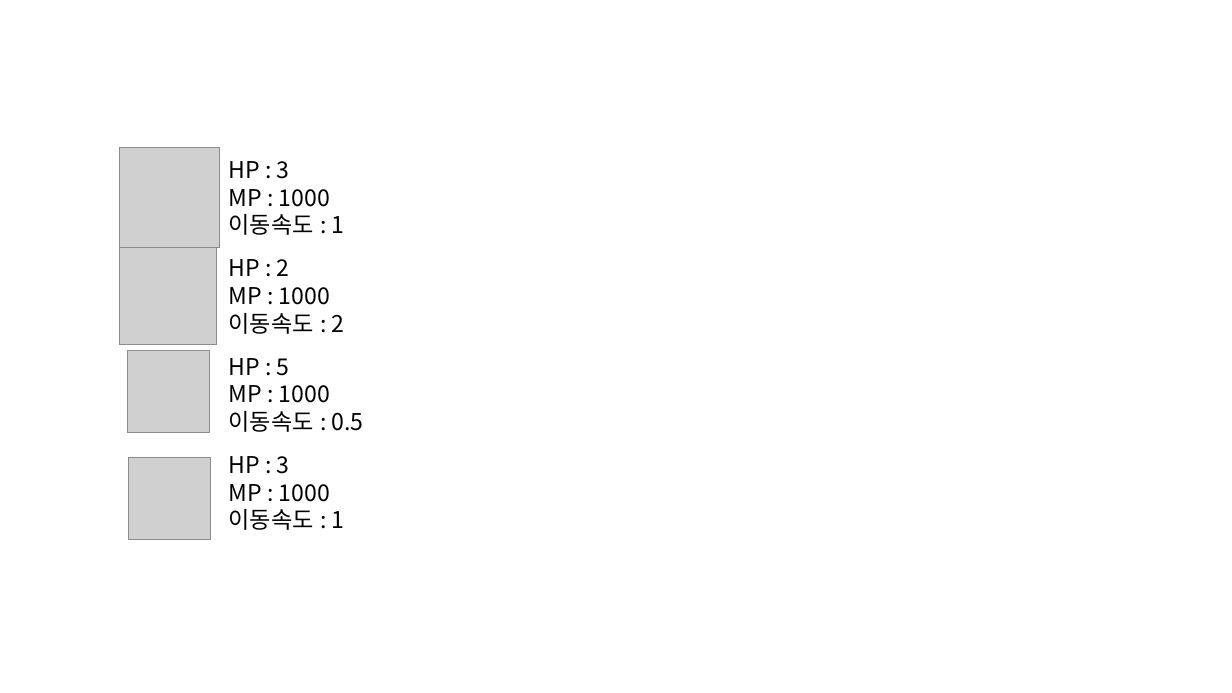
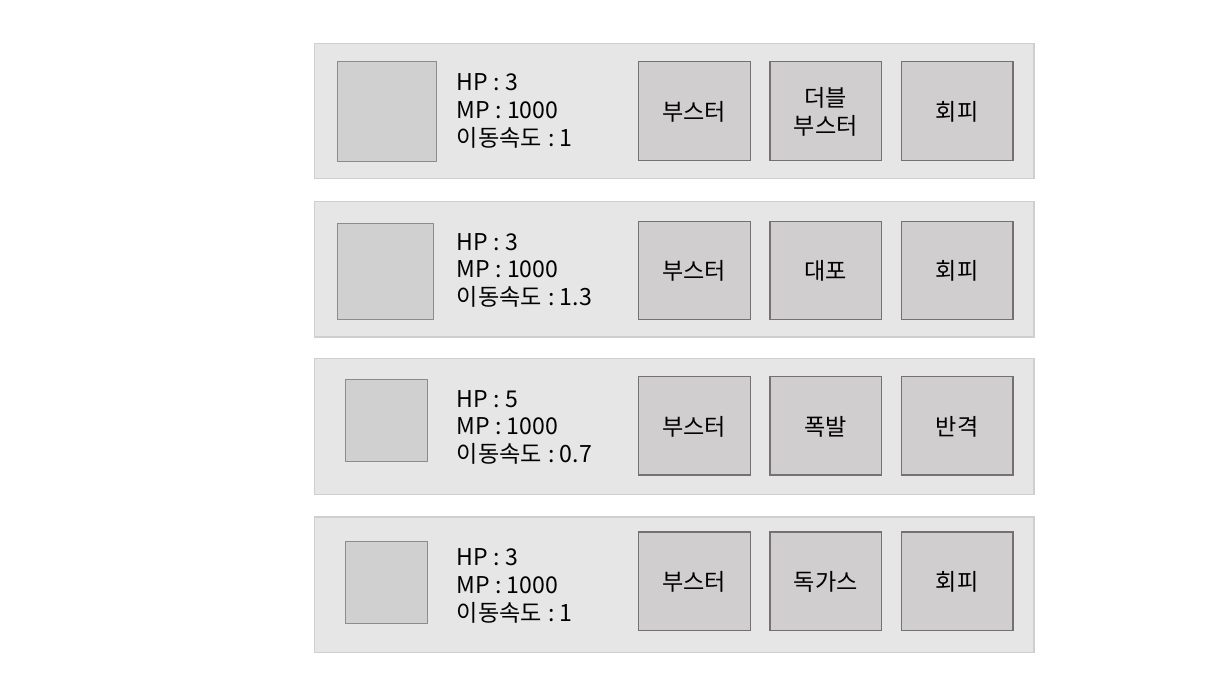
Before and after one commit to penspanic/ITWGamejam, a slide deck: slide 14 of Plan/Rocketman_씬&스킬구성.pptx. Drawn at 1232x693 pixels with LibreOffice and Linux fonts; fonts in the diff are those of the drawing; grey boxes stand for pictures. Boxes give left, top, right and bottom in pixels: in the first picture for what was removed or moved away, otherwise in the second. Text is boxed around its words. In the diff, an @@ line names an element or a change of style, - is before the commit and + after.

```diff
--- a/Plan/Rocketman_씬&스킬구성.pptx
+++ b/Plan/Rocketman_씬&스킬구성.pptx
@@ rectangle added at (314,43,1034,179), fill #E7E6E6, outline #D0CECE 1 pt @@
@@ picture: place and size @@
-picture at (120,148,220,248)
+picture at (337,62,437,162)
@@ text "HP : 3": place and size @@
-text "HP : 3" at (229,161,345,235)
+text "HP : 3" at (457,73,573,148)
@@ rectangle added at (639,62,750,160), fill #D0CECE, outline #767171 1 pt, 18 pt, text #000000 @@
+부스터
@@ rectangle added at (770,62,882,160), fill #D0CECE, outline #767171 1 pt, 18 pt, text #000000 @@
+더블
+부스터
@@ rectangle added at (901,62,1013,160), fill #D0CECE, outline #767171 1 pt, 18 pt, text #000000 @@
+회피
@@ rectangle added at (314,201,1034,337), fill #E7E6E6, outline #D0CECE 1 pt @@
@@ picture: place and size @@
-picture at (120,248,217,345)
+picture at (337,223,434,320)
@@ text "HP : 3": place and size @@
-text "HP : 3" at (229,259,345,334)
+text "HP : 3" at (457,233,592,307)
@@ text at (457,233,518,251): text changed @@
-HP : 2
+HP : 3
@@ rectangle added at (639,221,750,319), fill #D0CECE, outline #767171 1 pt, 18 pt, text #000000 @@
+부스터
@@ rectangle added at (770,221,882,319), fill #D0CECE, outline #767171 1 pt, 18 pt, text #000000 @@
+대포
@@ rectangle added at (901,221,1013,319), fill #D0CECE, outline #767171 1 pt, 18 pt, text #000000 @@
+회피
@@ text at (457,286,592,307): text changed @@
-이동속도 : 2
+이동속도 : 1.3
@@ rectangle added at (314,359,1034,494), fill #E7E6E6, outline #D0CECE 1 pt @@
@@ picture: place and size @@
-picture at (128,351,210,433)
+picture at (346,380,428,462)
@@ text "HP : 5": place and size @@
-text "HP : 5" at (229,358,364,432)
+text "HP : 5" at (457,390,592,464)
@@ rectangle added at (639,377,750,475), fill #D0CECE, outline #767171 1 pt, 18 pt, text #000000 @@
+부스터
@@ rectangle added at (770,377,882,475), fill #D0CECE, outline #767171 1 pt, 18 pt, text #000000 @@
+폭발
@@ rectangle added at (901,377,1013,475), fill #D0CECE, outline #767171 1 pt, 18 pt, text #000000 @@
+반격
@@ text at (457,443,592,464): text changed @@
-이동속도 : 0.5
+이동속도 : 0.7
@@ rectangle added at (314,517,1034,653), fill #E7E6E6, outline #D0CECE 1 pt @@
@@ text "HP : 3": place and size @@
-text "HP : 3" at (229,456,345,530)
+text "HP : 3" at (457,548,573,623)
@@ rectangle added at (639,532,750,630), fill #D0CECE, outline #767171 1 pt, 18 pt, text #000000 @@
+부스터
@@ rectangle added at (770,532,882,630), fill #D0CECE, outline #767171 1 pt, 18 pt, text #000000 @@
+독가스
@@ rectangle added at (901,532,1013,630), fill #D0CECE, outline #767171 1 pt, 18 pt, text #000000 @@
+회피
@@ picture: place and size @@
-picture at (128,457,211,540)
+picture at (346,542,428,624)
```
Also in this commit, not shown: 2 other slides changed.
